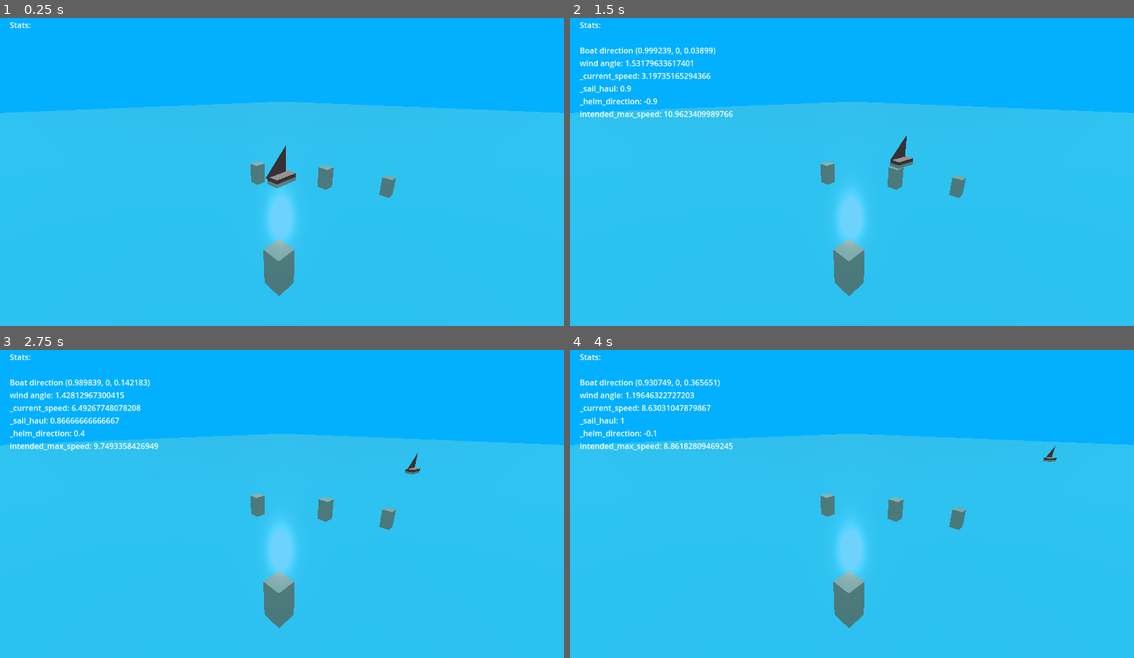
Above: before the commit, frames 1-4 (two rows, left to right).
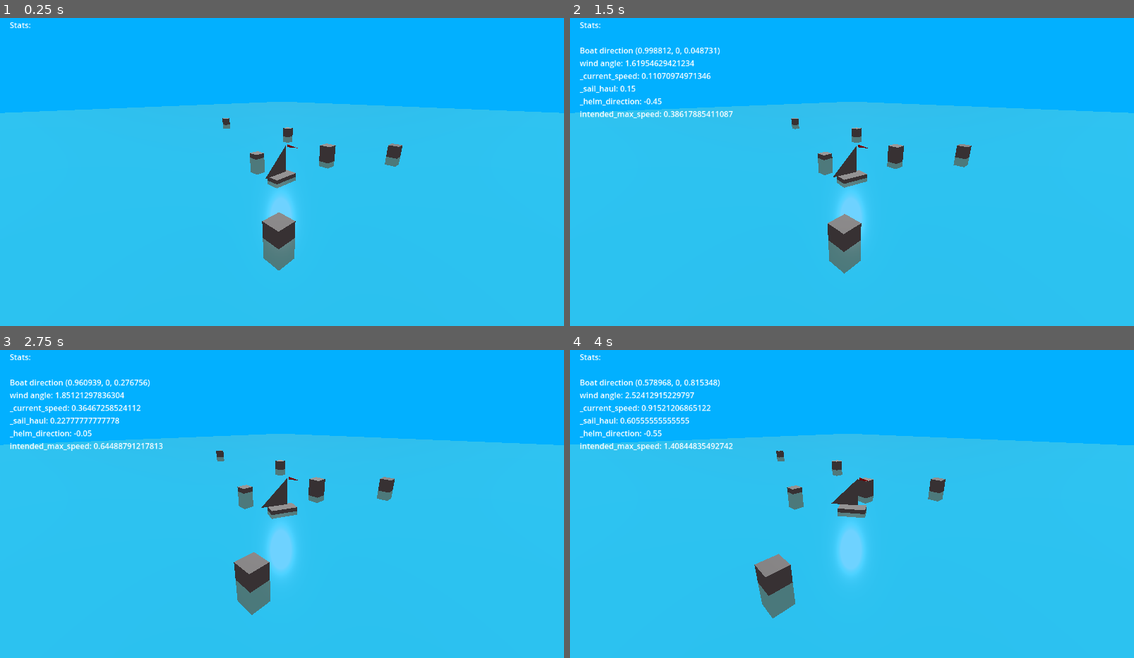
Above: after the commit, the same moments.

Repository: loiclovitana/Crapirate
Game: Godot game, scene res://src/world/map/map_1.tscn
The game is run twice, just before and just after one commit, with the same random seed, the same clock (stepped at 60 frames per second) and the same inputs.
Inputs:
- Up to frame 1 (0.25 s): no input
- Up to frame 2 (1.5 s): tap Enter at 0.5 s; hold Right (p1_helm_right) 0.53-1.28 s; hold Up (p1_haul) 0.53-1.28 s; hold Left (p1_helm_left) from 1.28 s (still down); tap Down (p1_unhaul) at 1.35 s
- Up to frame 3 (2.75 s): release Left (p1_helm_left) at 2.03 s; hold Right (p1_helm_right) from 2.03 s (still down); hold Up (p1_haul) from 2.03 s (still down)
- Up to frame 4 (4 s): release Up (p1_haul) at 2.78 s; tap Down (p1_unhaul) at 2.85 s; release Right (p1_helm_right) at 3.53 s; hold Left (p1_helm_left) from 3.53 s (still down); hold Up (p1_haul) from 3.53 s (still down)

The runs differ from the first frame. In frame 1, 2.2% of the frame differs, in the area x 39-72%, y 32-91%; in frame 2, 3.1%; in frame 3, 4.0%; in frame 4, 4.3%, in the area x 0-100%, y 9-91%.

Commit message:
correct speed calculation

Diff:
--- a/project.godot
+++ b/project.godot
@@ -10,7 +10,7 @@
 
 [application]
 
-config/name="Crappirate"
+config/name="Crapirate"
 run/main_scene="res://src/world/map/map_1.tscn"
 config/features=PackedStringArray("4.2", "Forward Plus")
 config/icon="res://icon.svg"
--- a/src/player/boat.gd
+++ b/src/player/boat.gd
@@ -1,19 +1,20 @@
 class_name Boat extends Area3D
 
 #Constants
-const TIME_TO_HAUL = 0.5
-const TIME_TO_HELM = 0.5
+const TIME_TO_HAUL = 3
+const TIME_TO_HELM = 1
 const TIME_FOR_MAX_SPEED = 5.0
 const LIMIT_ANGLE_FULL_BACK_WIND = PI*0.9
-const TIME_TO_FULLTURN = 5.0
+const TIME_TO_FULLTURN = 2.0
+const SPEED_SCALE = 0.1
 
 # stats
 @export_range(1,10) var speed_stat = 5
 @export_range(0,1) var sail_influence = 1 #not used yet
 
 # env state variables
-var wind_direction : Vector2 = Vector2.DOWN;
-var wind_knot = 10;
+var wind_direction : Vector2 = Vector2.UP;
+var wind_knot = 2;
 
 # state variables
 var _current_speed = 0
@@ -33,7 +34,8 @@
 
 # Called when the node enters the scene tree for the first time.
 func _ready():
-	pass # Replace with function body.
+	if OS.is_debug_build():
+		%StatsDisplay.set_visible(true)
 
 
 # Called every frame. 'delta' is the elapsed time since the previous frame.
@@ -68,11 +70,15 @@
 	next_display_update-= delta
 	if next_display_update<0:
 		next_display_update = UPDATE_DELTA
-		statsDisplayText += "\n\t_current_speed: "+str(_current_speed)
-		statsDisplayText += "\n\t_sail_haul: "+str(_sail_haul)
-		statsDisplayText += "\n\t_helm_direction: "+str(_helm_direction)
-		statsDisplayText += "\n\tintended_max_speed: "+str(intended_max_speed)
-		%StatsDisplay.set_text(statsDisplayText)
+		if OS.is_debug_build():
+			statsDisplayText += "\n\t_current_speed: "+str(_current_speed)
+			statsDisplayText += "\n\t_sail_haul: "+str(_sail_haul)
+			statsDisplayText += "\n\t_helm_direction: "+str(_helm_direction)
+			statsDisplayText += "\n\tintended_max_speed: "+str(intended_max_speed)
+			%StatsDisplay.set_text(statsDisplayText)
+
+	# Rendring
+	_render(delta)
 
 
 # ==========================================================================================
@@ -124,7 +130,7 @@
 	return wind_power*speed_stat*wind_knot/(2*PI)
 
 func _compute_new_speed(delta,intended_max_speed):
-	if _current_speed==intended_max_speed:
+	if is_equal_approx(_current_speed,intended_max_speed):
 		return _current_speed
 	if _current_speed< intended_max_speed:
 		return _compute_new_speed_accelerating(delta,intended_max_speed)
@@ -134,19 +140,40 @@
 
 
 func _compute_new_speed_accelerating(delta,intended_max_speed) -> float:
+	if is_zero_approx(intended_max_speed):
+		return intended_max_speed
+
 	var current_speed_time = pow(_current_speed/intended_max_speed,3) * TIME_FOR_MAX_SPEED
 	var new_speed_time = current_speed_time+delta
 	var new_speed = intended_max_speed * pow( new_speed_time/TIME_FOR_MAX_SPEED, 1.0/3.0)
-
 	if intended_max_speed<new_speed:
 		return intended_max_speed
 	return new_speed
 
 func _compute_new_speed_decelerating(delta,intended_max_speed):
-	var current_speed_time =  pow(2-_current_speed/intended_max_speed,3) * TIME_FOR_MAX_SPEED
+	var adjusted_intended_speed = intended_max_speed+1
+	var speed_relative = (_current_speed+1)/adjusted_intended_speed if adjusted_intended_speed>1 else _current_speed+1
+
+	var current_speed_time =  pow(2-speed_relative,3) * TIME_FOR_MAX_SPEED
+	if current_speed_time<=0:
+		current_speed_time=0
 	var new_speed_time = current_speed_time+delta
-	var new_speed = intended_max_speed*(2 - pow(new_speed_time/TIME_FOR_MAX_SPEED,1.0/3.0))
+	var new_speed = adjusted_intended_speed*(2 - pow(new_speed_time/TIME_FOR_MAX_SPEED,1.0/3.0)) -1
 
 	if new_speed<intended_max_speed:
 		return intended_max_speed
 	return new_speed
+
+
+# ==========================================================================================
+#		Rendering methods
+# ==========================================================================================
+
+func _render(_delta):
+	_render_weathercock()
+
+func _render_weathercock():
+	var boat_direction3d = self.get_global_transform().basis.x
+	var boat_direction = Vector2(boat_direction3d.x,boat_direction3d.z)
+	var wind_angle = boat_direction.angle_to(wind_direction)
+	%windPivot.set_rotation(Vector3(0,-wind_angle,0))
--- a/src/player/boat.tscn
+++ b/src/player/boat.tscn
@@ -8,6 +8,13 @@
 [sub_resource type="PrismMesh" id="PrismMesh_li4l6"]
 left_to_right = 0.0
 size = Vector3(1, 1, 0.01)
+
+[sub_resource type="StandardMaterial3D" id="StandardMaterial3D_l3xde"]
+albedo_color = Color(1, 0, 0, 1)
+
+[sub_resource type="PrismMesh" id="PrismMesh_wx8c4"]
+material = SubResource("StandardMaterial3D_l3xde")
+size = Vector3(0.1, 0.5, 0.01)
 
 [sub_resource type="BoxShape3D" id="BoxShape3D_nefth"]
 size = Vector3(0.8, 1, 0.4)
@@ -21,13 +28,22 @@
 mesh = SubResource("BoxMesh_72un7")
 skeleton = NodePath("../..")
 
-[node name="pivot" type="Node3D" parent="rendering"]
+[node name="SailPivot" type="Node3D" parent="rendering"]
 transform = Transform3D(1, 0, 0, 0, 1, 0, 0, 0, 1, 0.26378, 0.72579, 0)
 
-[node name="sail" type="MeshInstance3D" parent="rendering/pivot"]
+[node name="sail" type="MeshInstance3D" parent="rendering/SailPivot"]
 transform = Transform3D(-1, 0, 8.74228e-08, 0, 1, 0, -8.74228e-08, 0, -1, -0.569, 0, 0)
 mesh = SubResource("PrismMesh_li4l6")
 skeleton = NodePath("../../body")
+
+[node name="windPivot" type="Node3D" parent="rendering"]
+unique_name_in_owner = true
+transform = Transform3D(1, 0, 0, 0, 1, 0, 0, 0, 1, 0.205201, 1.2257, 0)
+
+[node name="weathercock" type="MeshInstance3D" parent="rendering/windPivot"]
+transform = Transform3D(-4.37114e-08, -1, 0, 1, -4.37114e-08, 0, 0, 0, 1, -0.3, 0, 0)
+mesh = SubResource("PrismMesh_wx8c4")
+skeleton = NodePath("../../SailPivot")
 
 [node name="CollisionShape3D" type="CollisionShape3D" parent="."]
 shape = SubResource("BoxShape3D_nefth")
@@ -60,6 +76,7 @@
 
 [node name="StatsDisplay" type="Label" parent="CanvasLayer/Control/MarginContainer/VBoxContainer"]
 unique_name_in_owner = true
+visible = false
 layout_mode = 2
 size_flags_horizontal = 0
 text = "Stats:"
--- /dev/null
+++ b/src/world/map/map_1.gd
@@ -0,0 +1,12 @@
+extends Node3D
+
+
+var camera_rel_position: Vector3
+# Called when the node enters the scene tree for the first time.
+func _ready() -> void:
+	camera_rel_position= %Camera.get_position()
+
+
+# Called every frame. 'delta' is the elapsed time since the previous frame.
+func _process(delta: float) -> void:
+	%Camera.set_position(%Boat.get_position() +camera_rel_position)
--- a/src/world/map/map_1.tscn
+++ b/src/world/map/map_1.tscn
@@ -1,6 +1,7 @@
-[gd_scene load_steps=6 format=3 uid="uid://dltsdrq8grbsc"]
+[gd_scene load_steps=7 format=3 uid="uid://dltsdrq8grbsc"]
 
 [ext_resource type="PackedScene" uid="uid://brgh15k8ufvrd" path="res://src/player/boat.tscn" id="1_7wmm0"]
+[ext_resource type="Script" path="res://src/world/map/map_1.gd" id="1_j8tia"]
 
 [sub_resource type="StandardMaterial3D" id="StandardMaterial3D_yaqkr"]
 transparency = 1
@@ -25,16 +26,19 @@
 size = Vector3(0.5, 1, 0.5)
 
 [node name="Map1" type="Node3D"]
+script = ExtResource("1_j8tia")
 
-[node name="MeshInstance3D" type="MeshInstance3D" parent="."]
+[node name="Sea" type="MeshInstance3D" parent="."]
 transform = Transform3D(1, 0, 0, 0, 1, 0, 0, 0, 1, 0, -0.25, 0)
 mesh = SubResource("BoxMesh_2rwjc")
 
-[node name="Camera3D" type="Camera3D" parent="."]
-transform = Transform3D(0.707107, 0.241845, -0.664463, 0, 0.939692, 0.34202, 0.707107, -0.241845, 0.664463, -5, 3, 5)
+[node name="Camera" type="Camera3D" parent="."]
+unique_name_in_owner = true
+transform = Transform3D(0.707107, 0.241845, -0.664463, 0, 0.939692, 0.342021, 0.707107, -0.241845, 0.664463, -5, 3, 5)
 environment = SubResource("Environment_gfh1n")
 
 [node name="Boat" parent="." instance=ExtResource("1_7wmm0")]
+unique_name_in_owner = true
 
 [node name="DirectionalLight3D" type="DirectionalLight3D" parent="."]
 transform = Transform3D(0.736407, -0.341931, 0.58377, -0.669611, -0.491543, 0.556782, 0.096567, -0.800917, -0.590937, 11.1936, 3.51283, -1.70156)
@@ -42,20 +46,29 @@
 [node name="Objects" type="Node" parent="."]
 
 [node name="MeshInstance3D2" type="MeshInstance3D" parent="Objects"]
-transform = Transform3D(1, 0, 0, 0, 1, 0, 0, 0, 1, 5.89247, -1.62904, 1.94548)
+transform = Transform3D(1, 0, 0, 0, 1, 0, 0, 0, 1, 5.89247, 0.0884898, 1.94548)
 mesh = SubResource("BoxMesh_rkai7")
 skeleton = NodePath("../MeshInstance3D")
 
 [node name="MeshInstance3D" type="MeshInstance3D" parent="Objects"]
-transform = Transform3D(1, 0, 0, 0, 1, 0, 0, 0, 1, 2.94623, -0.81452, 0)
+transform = Transform3D(1, 0, 0, 0, 1, 0, 0, 0, 1, 2.94623, 0.254274, 0)
+mesh = SubResource("BoxMesh_rkai7")
+
+[node name="MeshInstance3D" type="MeshInstance3D" parent="Objects/MeshInstance3D"]
+transform = Transform3D(1, 0, 0, 0, 1, 0, 0, 0, 1, 2.94623, -0.155899, -5.29901)
 mesh = SubResource("BoxMesh_rkai7")
 
 [node name="MeshInstance3D3" type="MeshInstance3D" parent="Objects"]
-transform = Transform3D(1, 0, 0, 0, 1, 0, 0, 0, 1, 1.00411, -0.81452, -2.73624)
+transform = Transform3D(1, 0, 0, 0, 1, 0, 0, 0, 1, 1.00411, -0.270875, -2.73624)
 mesh = SubResource("BoxMesh_rkai7")
 skeleton = NodePath("../..")
 
 [node name="MeshInstance3D4" type="MeshInstance3D" parent="Objects"]
-transform = Transform3D(1, 0, 0, 0, 1, 0, 0, 0, 1, -2.40876, -0.81452, 2.31236)
+transform = Transform3D(1, 0, 0, 0, 1, 0, 0, 0, 1, -2.40876, -0.0685388, 2.31236)
 mesh = SubResource("BoxMesh_rkai7")
 skeleton = NodePath("../..")
+
+[node name="MeshInstance3D5" type="MeshInstance3D" parent="Objects"]
+transform = Transform3D(1, 0, 0, 0, 1, 0, 0, 0, 1, 5.89246, 0.0998437, -13.7831)
+mesh = SubResource("BoxMesh_rkai7")
+skeleton = NodePath("../MeshInstance3D")
Not shown: 1 places in src/player/boat.tscn that only renumber resources
